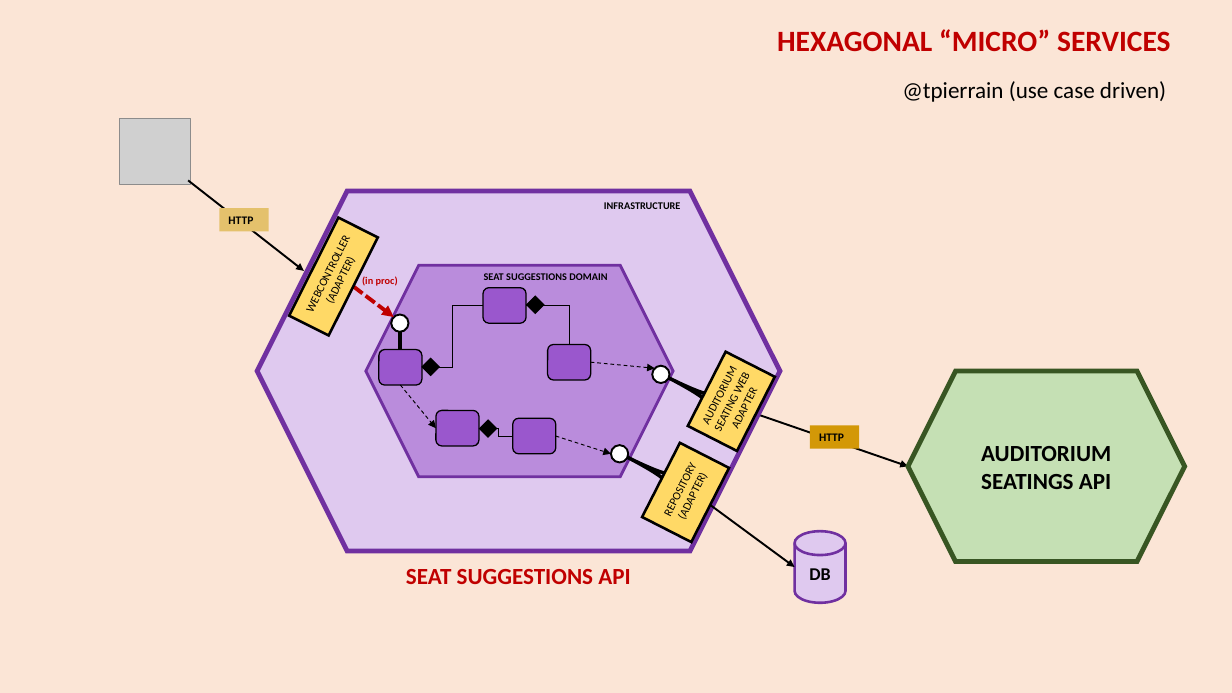
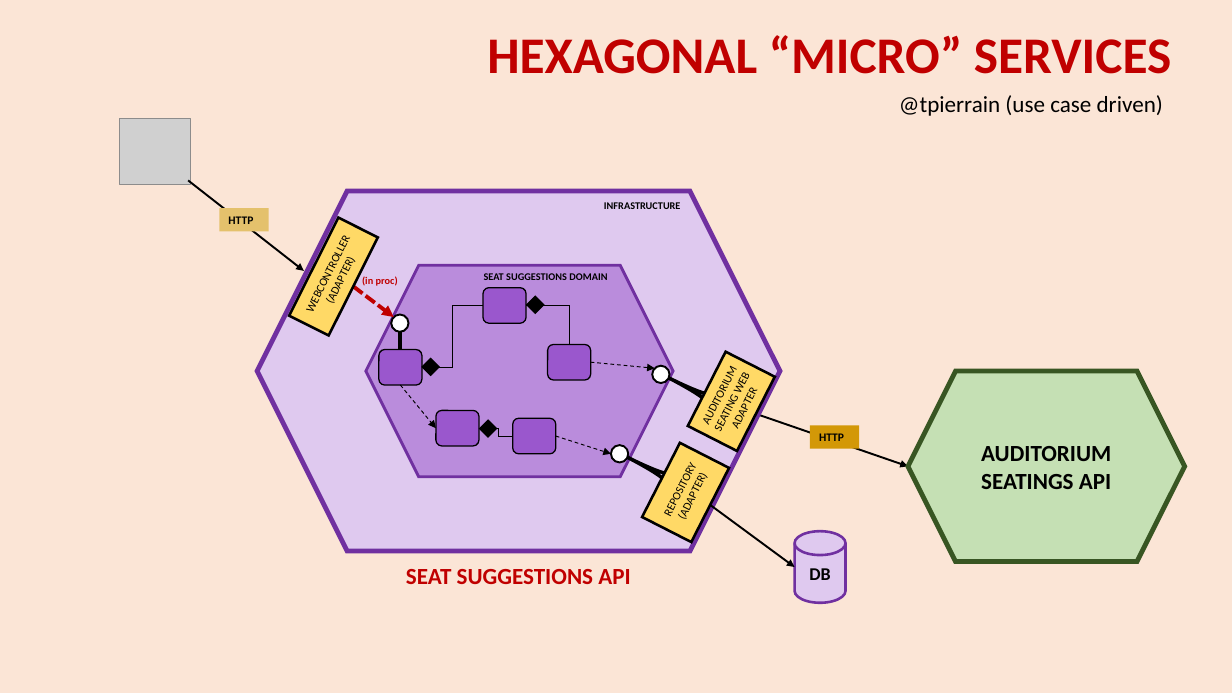
Before and after one commit to tpierrain/talk-hexagonal-and-beyond, a slide deck: slide 8 of HexagonalAndBeyond.pptx (slide 2 before the commit). Drawn at 1232x693 pixels with LibreOffice and Linux fonts; fonts in the diff are those of the drawing; grey boxes stand for pictures; background and template pictures are left out. Boxes give left, top, right and bottom in pixels: in the first picture for what was removed or moved away, otherwise in the second. Text is boxed around its words. In the diff, an @@ line names an element or a change of style, - is before the commit and + after.

```diff
--- a/HexagonalAndBeyond.pptx
+++ b/HexagonalAndBeyond.pptx
@@ text "HEXAGONAL “MICRO” SERVICES" at (487,35,1171,74): size 23 to 40 pt @@
@@ text "@tpierrain (use case driven)": place and size @@
-text "@tpierrain (use case driven)" at (902,81,1166,102)
+text "@tpierrain (use case driven)" at (899,95,1163,116)
```
Also in this commit, not shown: 3 other slides changed, 9 slides added, 3 slides removed, 1 other file.
